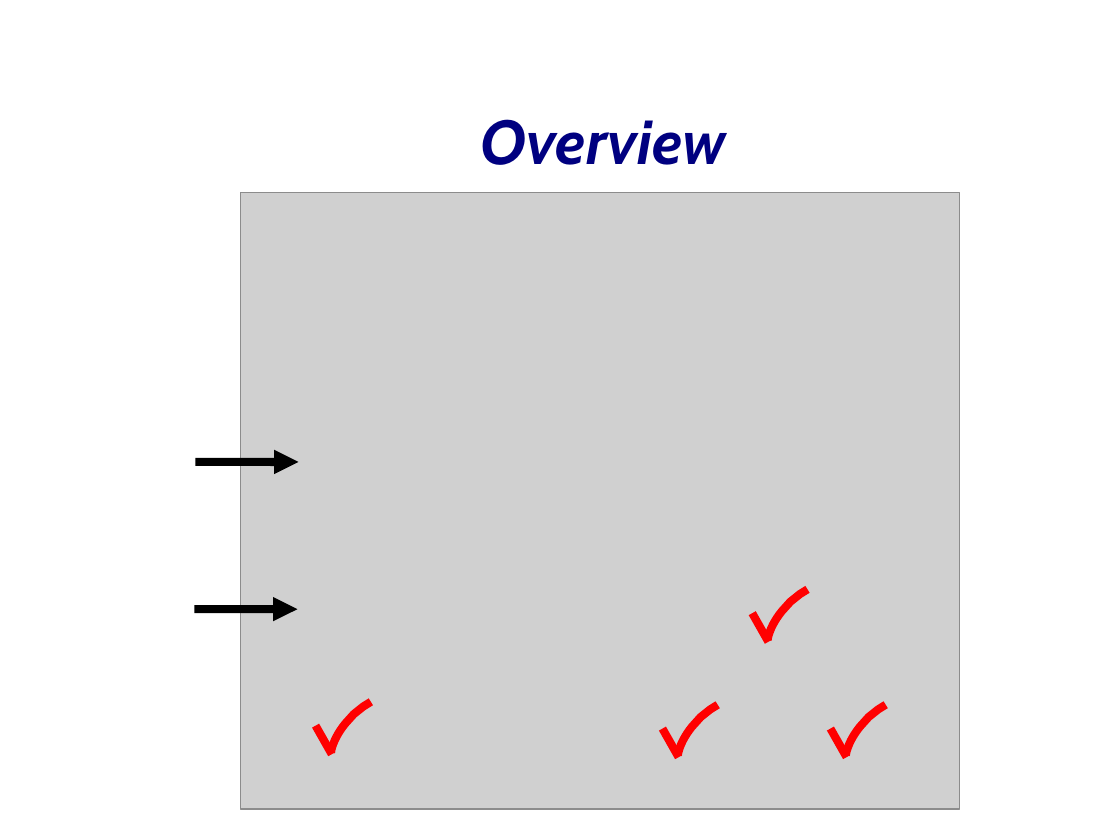
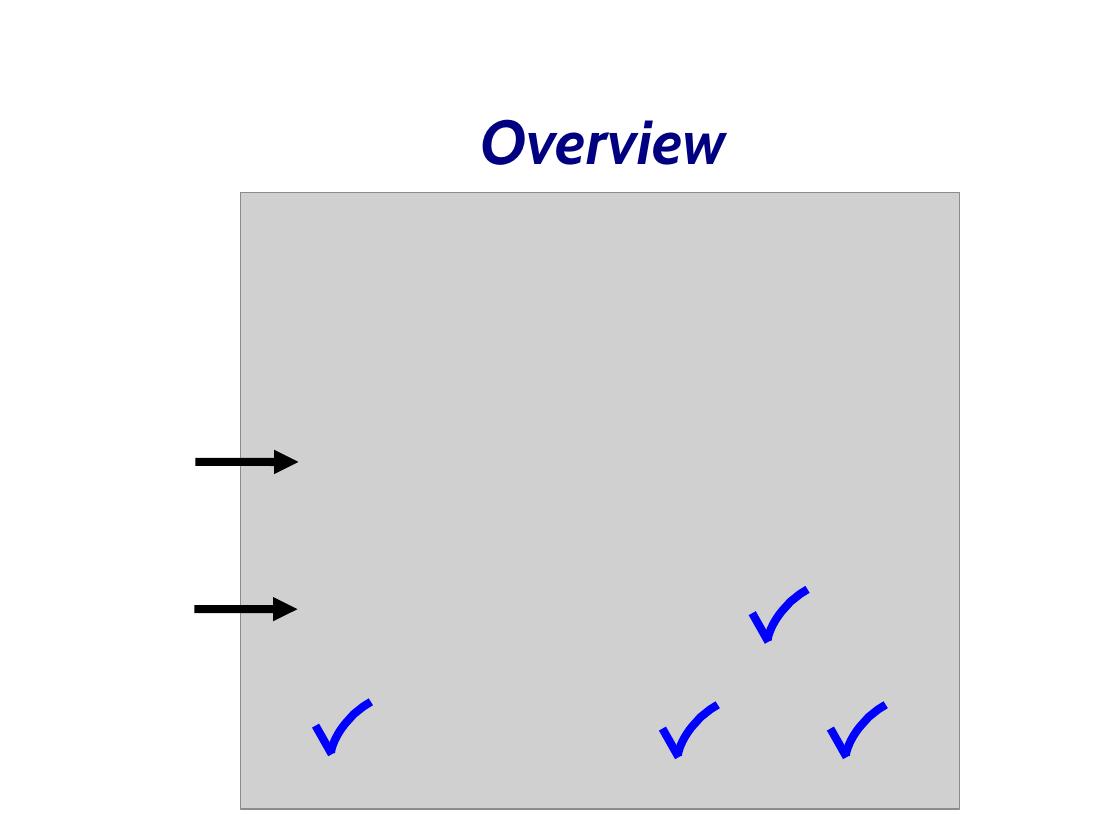
Before and after one commit to JungleComputing/www, a slide deck: slide 6 of tutorial/20080519-CCGrid08-Part-5-IPL.odp. Drawn at 1120x840 pixels with LibreOffice and Linux fonts; fonts in the diff are those of the drawing; grey boxes stand for pictures; background and template pictures are left out. Boxes give left, top, right and bottom in pixels: in the first picture for what was removed or moved away, otherwise in the second. Text is boxed around its words. In the diff, an @@ line names an element or a change of style, - is before the commit and + after.

Commit message:
final IPL presentation

```diff
--- a/tutorial/20080519-CCGrid08-Part-5-IPL.odp
+++ b/tutorial/20080519-CCGrid08-Part-5-IPL.odp
@@ line (752, 614) - (768, 642): stroke #FF0000 5.75 pt to #0000FF 5.75 pt @@
@@ outline #FF0000 5.75 pt to #0000FF 5.75 pt in 4 elements at bbox=[331, 702, 371, 753], bbox=[846, 705, 885, 756], bbox=[767, 589, 807, 640], bbox=[678, 705, 718, 756] @@
@@ line (316, 726) - (332, 754): stroke #FF0000 5.75 pt to #0000FF 5.75 pt @@
@@ line (663, 729) - (679, 757): stroke #FF0000 5.75 pt to #0000FF 5.75 pt @@
@@ line (830, 729) - (847, 757): stroke #FF0000 5.75 pt to #0000FF 5.75 pt @@
```
Also in this commit, not shown: 1 other file.
